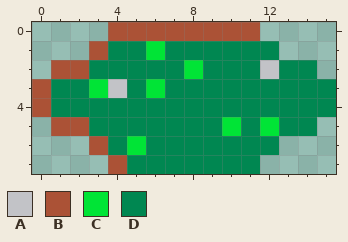
Two versions of one pixel-art sprite, src/assets/grass.png. Above, as it was before the edit.
The file is 16x8 pixels.
Palette (. is transparent): A #c2c3c7  B #ab5236  C #00e436  D #008751
The same view after the edit:
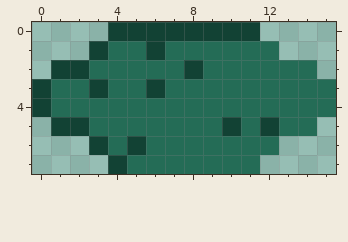
Diff:
@@ palette @@
-B #ab5236
+B #124234
-D #008751
+D #246c56
@@ x 0..15 @@
 0 ....BBBBBBBB....
-1 ...BDDCDDDDDD...
-2 .BBDDDDDCDDDADD.
-3 BDDCADCDDDDDDDDD
+1 ...BDDBDDDDDD...
+2 .BBDDDDDBDDDDDD.
+3 BDDBDDBDDDDDDDDD
 4 BDDDDDDDDDDDDDDD
-5 .BBDDDDDDDCDCDD.
-6 ...BDCDDDDDDD...
+5 .BBDDDDDDDBDBDD.
+6 ...BDBDDDDDDD...
 7 ....BDDDDDDD....
